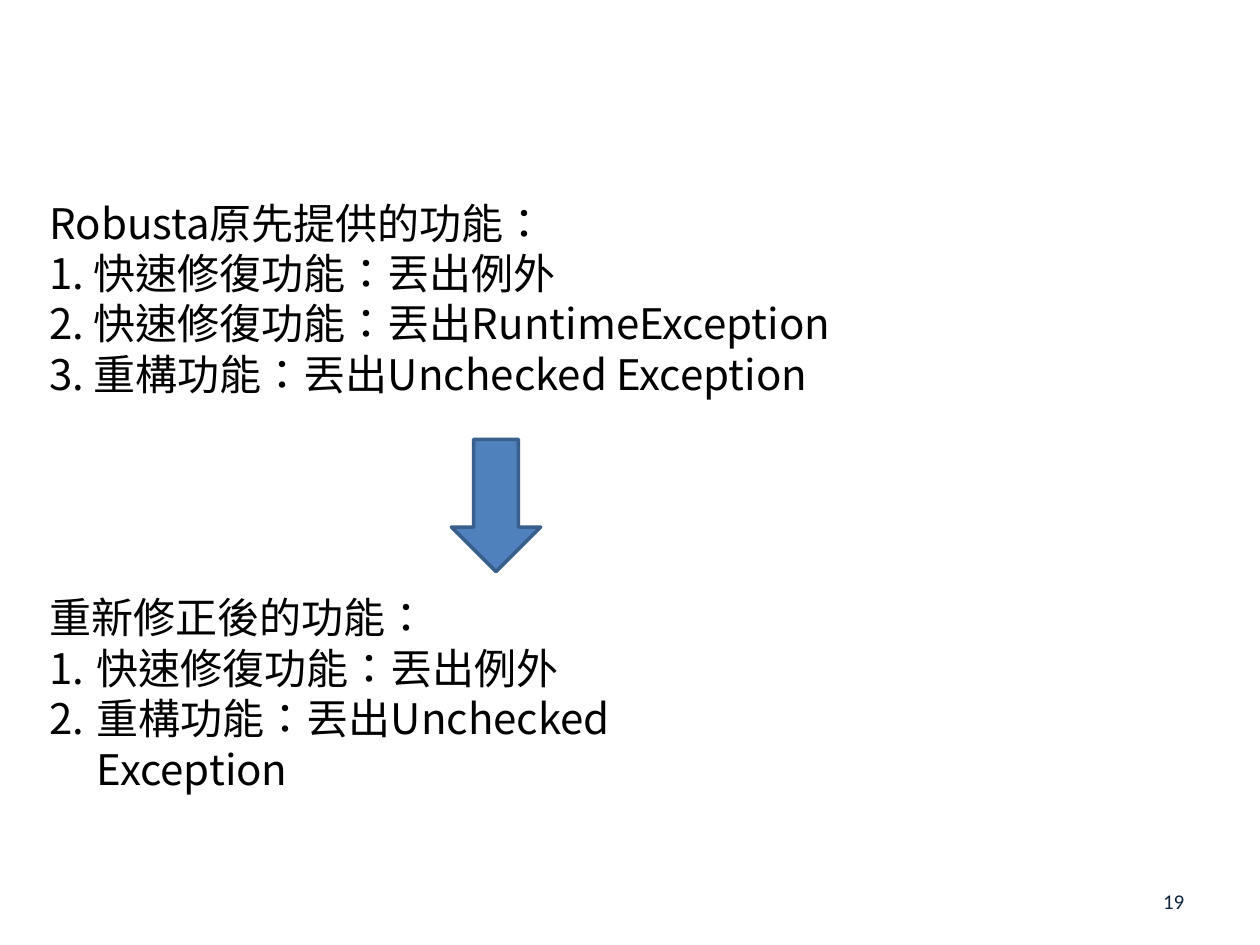
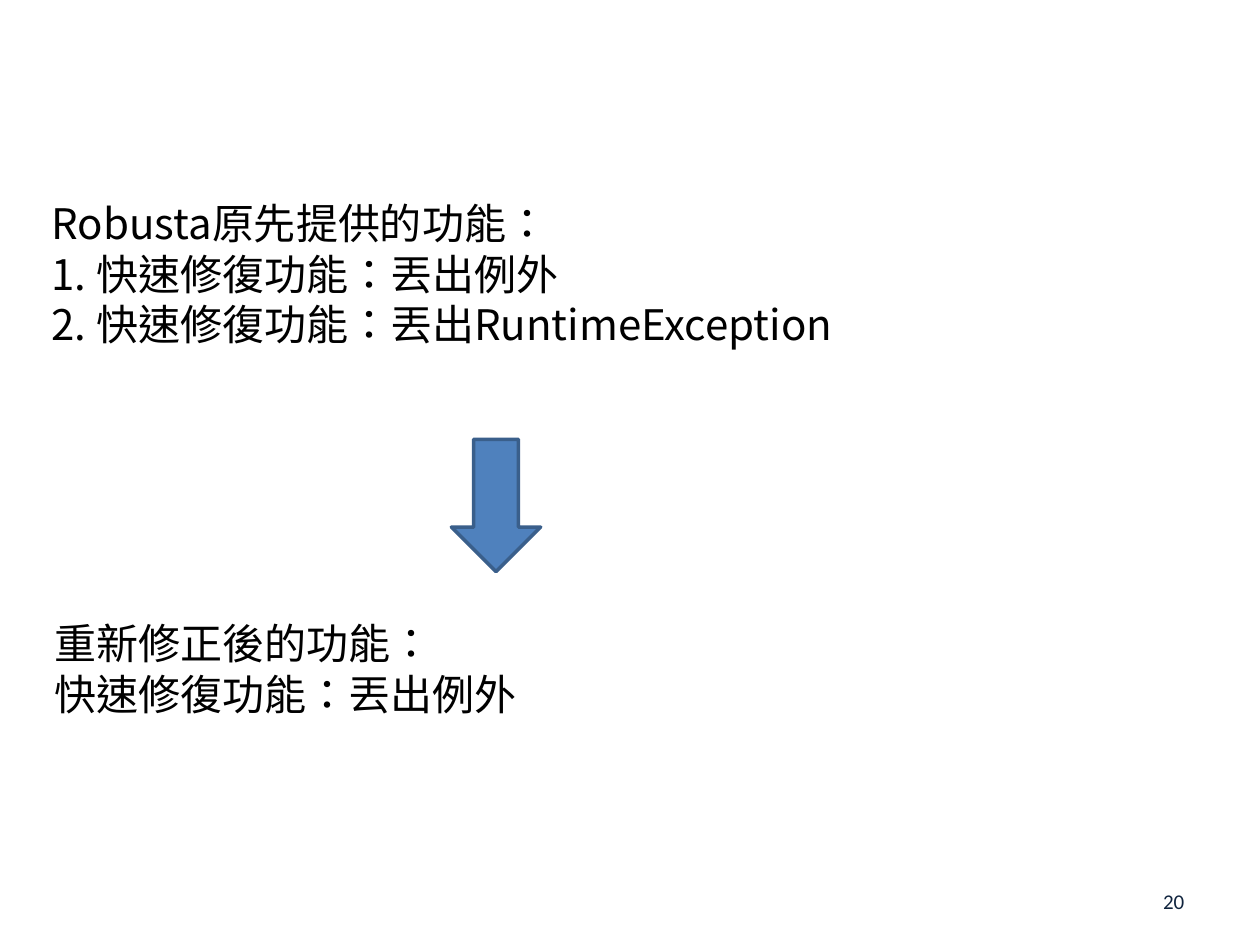
Before and after one commit to s7130457/thesis, a slide deck: slide 20 of 楊雅雯-口試投影片.pptx (slide 19 before the commit). Drawn at 1260x945 pixels with LibreOffice and Linux fonts; fonts in the diff are those of the drawing; background and template pictures are left out. Boxes give left, top, right and bottom in pixels: in the first picture for what was removed or moved away, otherwise in the second. Text is boxed around its words. In the diff, an @@ line names an element or a change of style, - is before the commit and + after.

```diff
--- a/楊雅雯-口試投影片.pptx
+++ b/楊雅雯-口試投影片.pptx
@@ text at (50, 348, 807, 400): paragraph removed @@
-3. 重構功能：丟出Unchecked Exception
@@ text "重新修正後的功能：": place and size @@
-text "重新修正後的功能：" at (50, 597, 610, 795)
+text "重新修正後的功能：" at (54, 623, 516, 714)
@@ text at (54, 674, 516, 714): bullet 1. to none @@
@@ text at (97, 698, 610, 795): paragraph removed @@
-2. 重構功能：丟出Unchecked Exception
@@ page number at (1163, 895, 1184, 909): text changed @@
-19
+20
```
Also in this commit, not shown: 12 other slides changed, 3 slides added.
